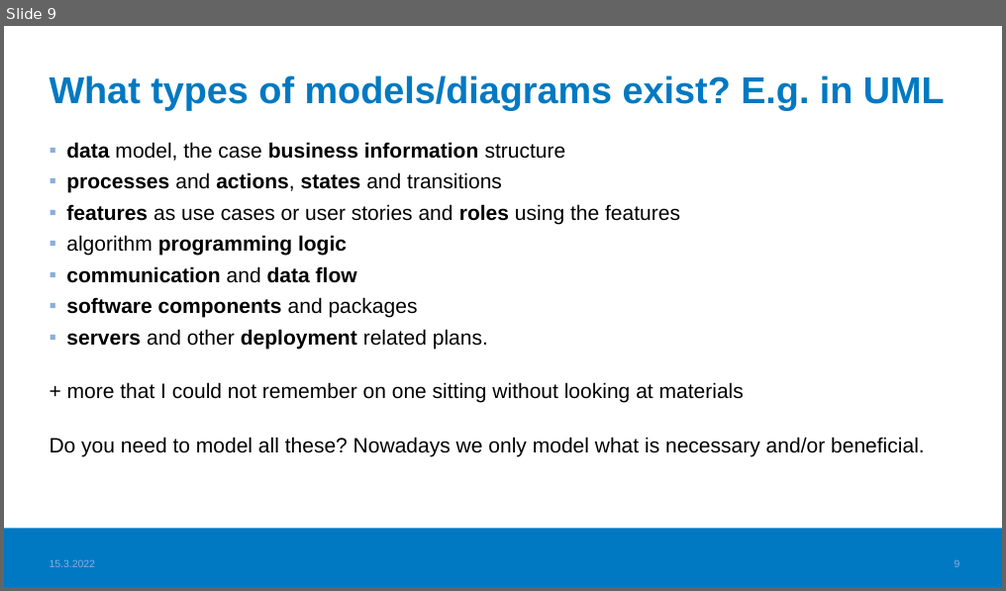
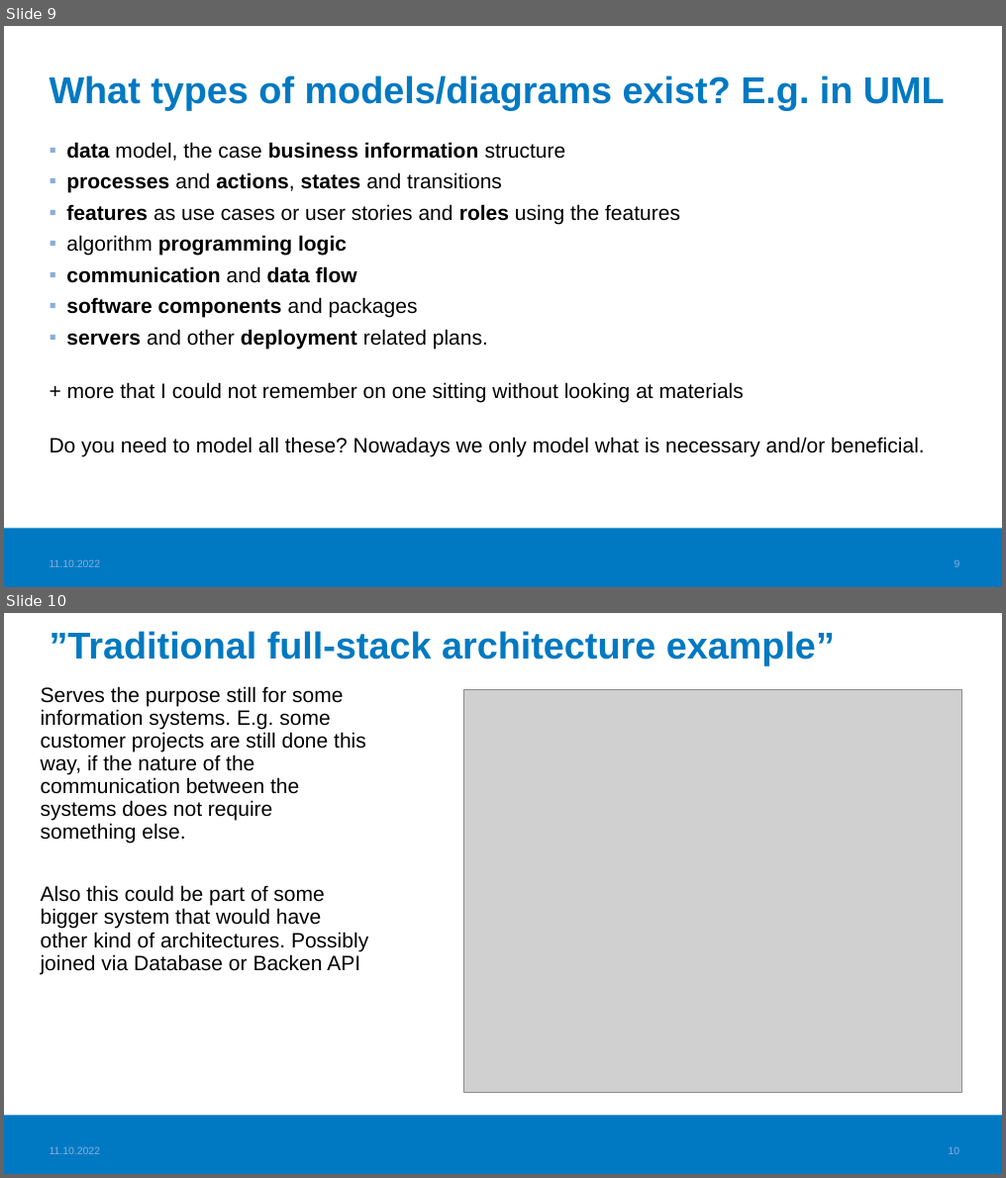
Before and after one commit to haagahelia/ohke-teknologiat, a slide deck: 06_ohjelmistoarkkitehtuurit_ja_patternit/SoftwareArchitecturesAndPatterns.pptx. Shown one above the other, each under a label of ours: slide 9 before the commit, slides 9 and 10 after it. The pictures are 1006x591 and 1006x1178 pixels, drawn with LibreOffice and Linux fonts; fonts in the diff are those of the drawing; grey boxes stand for pictures; background and template pictures are left out. Boxes give left, top, right and bottom in pixels: in the first picture for what was removed or moved away, otherwise in the second. Text is boxed around its words. In the diff, an @@ line names an element or a change of style, - is before the commit and + after.

```diff
--- a/06_ohjelmistoarkkitehtuurit_ja_patternit/SoftwareArchitecturesAndPatterns.pptx
+++ b/06_ohjelmistoarkkitehtuurit_ja_patternit/SoftwareArchitecturesAndPatterns.pptx
@@ slide 10 added at (4, 613, 1002, 1174), background #FFFFFF; not listed: 1 template element that a slide beside it also shows @@
@@ title added at (50, 631, 835, 665), 36 pt, text #0079C2, bold @@
+”Traditional full-stack architecture example”
@@ text added at (41, 686, 368, 974), 20 pt, text #000000 @@
+Serves the purpose still for some information systems. E.g. some customer projects are still done this way, if the nature of the communication between the systems does not require something else.
+Also this could be part of some bigger system that would have other kind of architectures. Possibly joined via Database or Backen API
@@ picture added at (463, 690, 962, 1092) @@
@@ text added at (50, 1147, 101, 1155), 10 pt, text #8BADDC @@
+11.10.2022
@@ page number added at (948, 1148, 960, 1155), 10 pt, text #8BADDC @@
+10
@@ slide 9 changed as well @@
@@ text at (50, 560, 101, 568): text changed @@
-15.3.2022
+11.10.2022
```
Also in this commit, not shown: 14 other slides changed, 2 other slides added, 3 other files.
